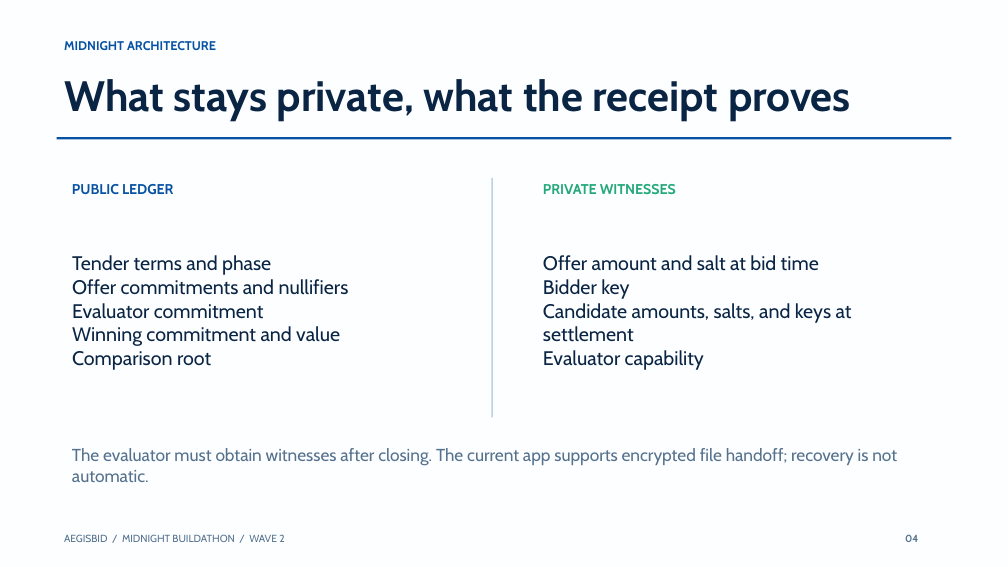
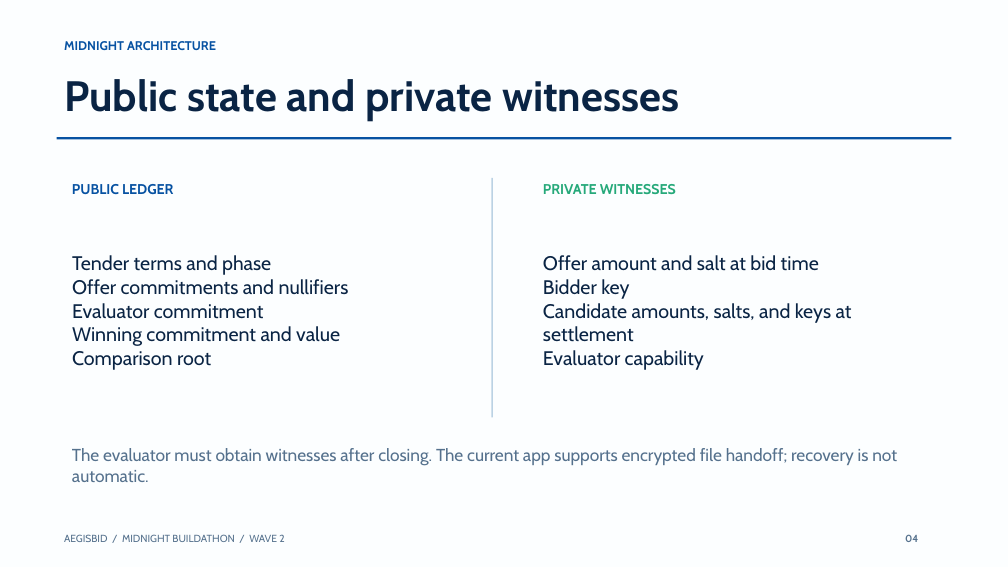
Before and after one commit to dinitheth/AegisBid, a slide deck: slide 4 of submission/AegisBid-Wave2-v2.pptx. Drawn at 1008x567 pixels with LibreOffice and Linux fonts; fonts in the diff are those of the drawing. Boxes give left, top, right and bottom in pixels: in the first picture for what was removed or moved away, otherwise in the second. Text is boxed around its words. In the diff, an @@ line names an element or a change of style, - is before the commit and + after.

```diff
--- a/submission/AegisBid-Wave2-v2.pptx
+++ b/submission/AegisBid-Wave2-v2.pptx
@@ text at <box>64,79,679,121</box>: text changed @@
-What stays private, what the receipt proves
+Public state and private witnesses
```
Also in this commit, not shown: 6 other slides changed, 4 other files.
